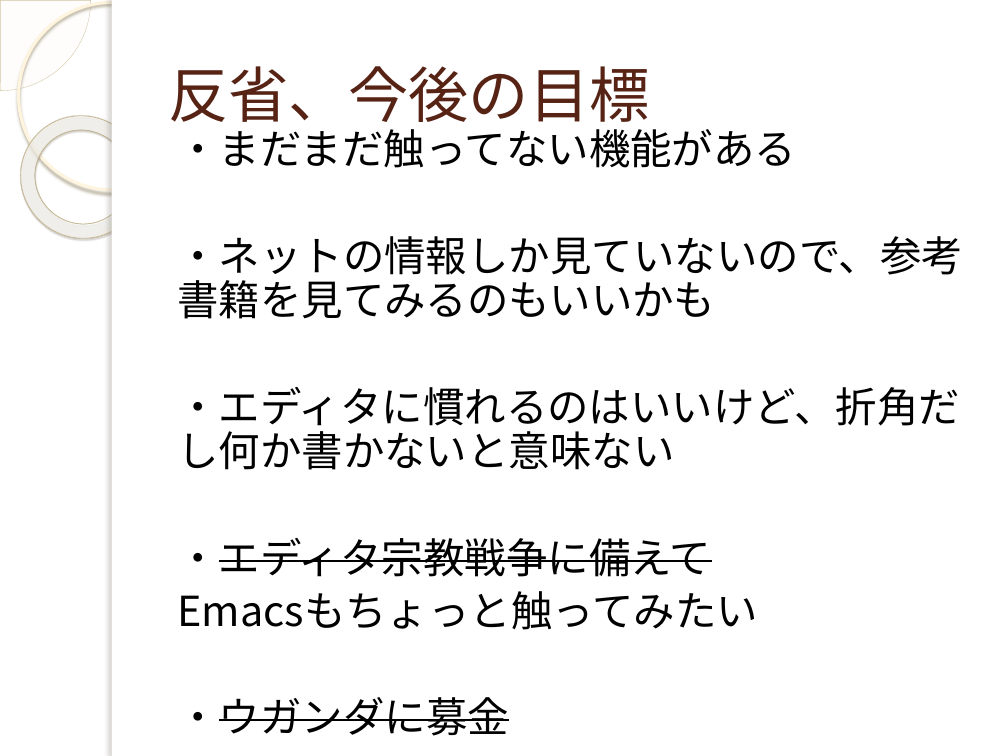
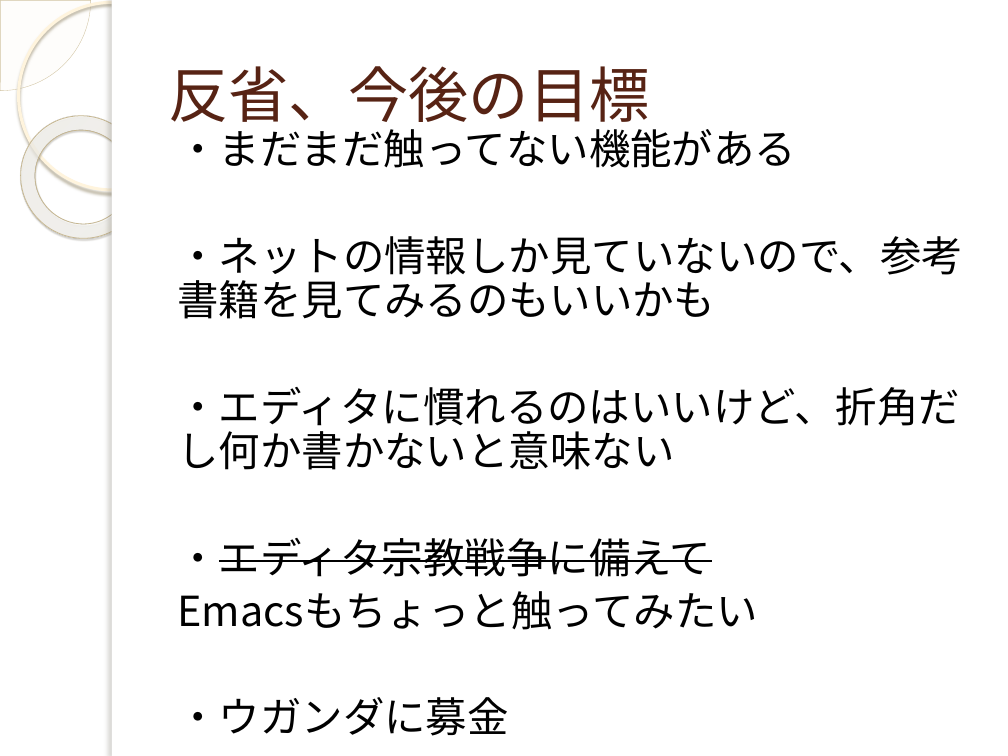
Before and after one commit to yuridonus/FEstudy, a slide deck: slide 37 of vimmer.pptx. Drawn at 1008x756 pixels with LibreOffice and Linux fonts; fonts in the diff are those of the drawing; background and template pictures are left out. Boxes give left, top, right and bottom in pixels: in the first picture for what was removed or moved away, otherwise in the second. Text is boxed around its words. In the diff, an @@ line names an element or a change of style, - is before the commit and + after.

```diff
--- a/vimmer.pptx
+++ b/vimmer.pptx
@@ text at [177, 697, 509, 736]: strikethrough off in "・ウガンダに募金" @@
```
Also in this commit, not shown: 5 other slides changed, 1 other file.
